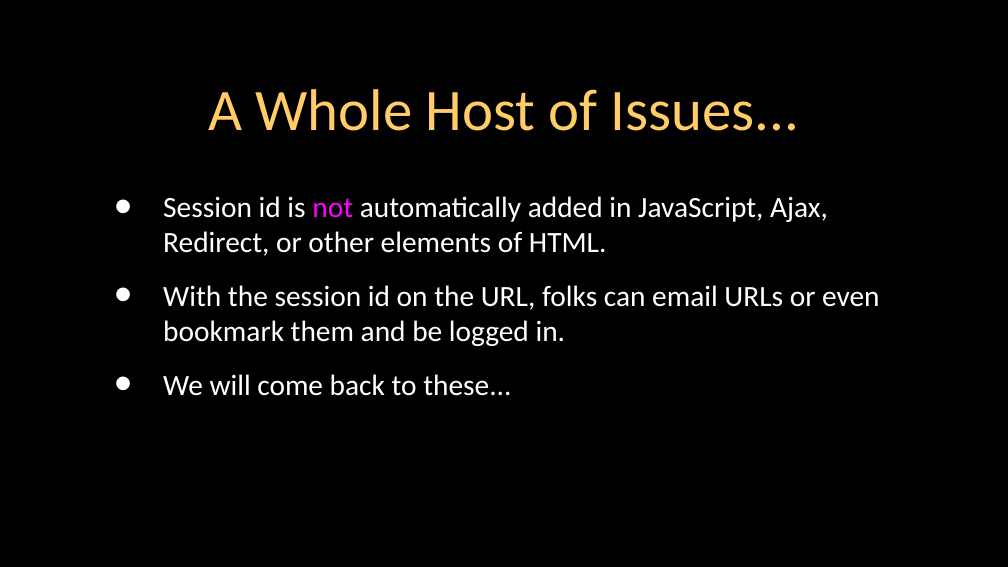
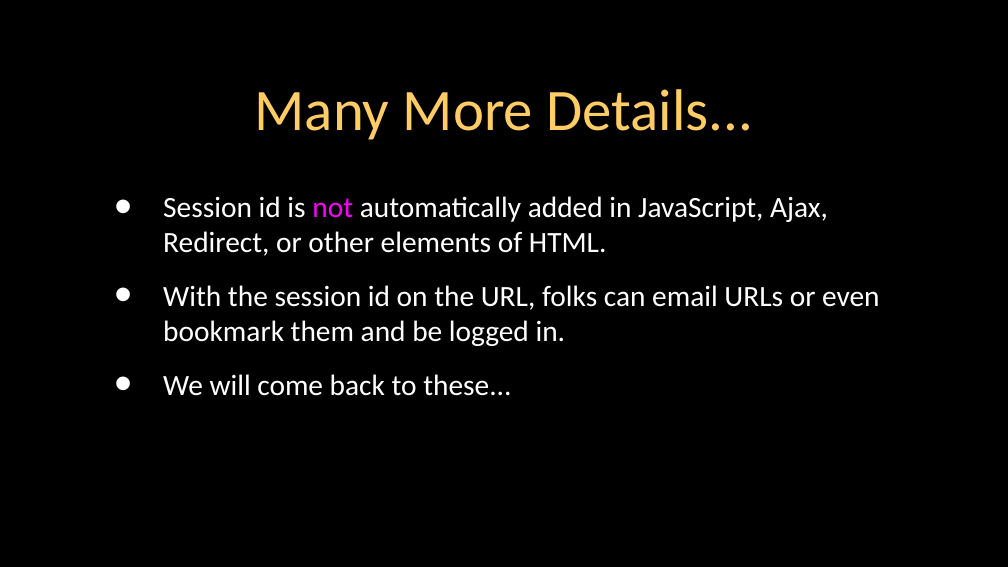
Before and after one commit to csev/wa4e, a slide deck: slide 40 of lectures/PHP-07-Cookies-Sessions.ppt (slide 35 before the commit). Drawn at 1008x567 pixels with LibreOffice and Linux fonts; fonts in the diff are those of the drawing. Boxes give left, top, right and bottom in pixels: in the first picture for what was removed or moved away, otherwise in the second. Text is boxed around its words. In the diff, an @@ line names an element or a change of style, - is before the commit and + after.

Commit message:
Add some slides.

```diff
--- a/lectures/PHP-07-Cookies-Sessions.ppt
+++ b/lectures/PHP-07-Cookies-Sessions.ppt
@@ title at bbox=[255, 89, 753, 140]: text changed @@
-A Whole Host of Issues...
+Many More Details...
```
Also in this commit, not shown: 2 other slides changed, 5 slides added.
